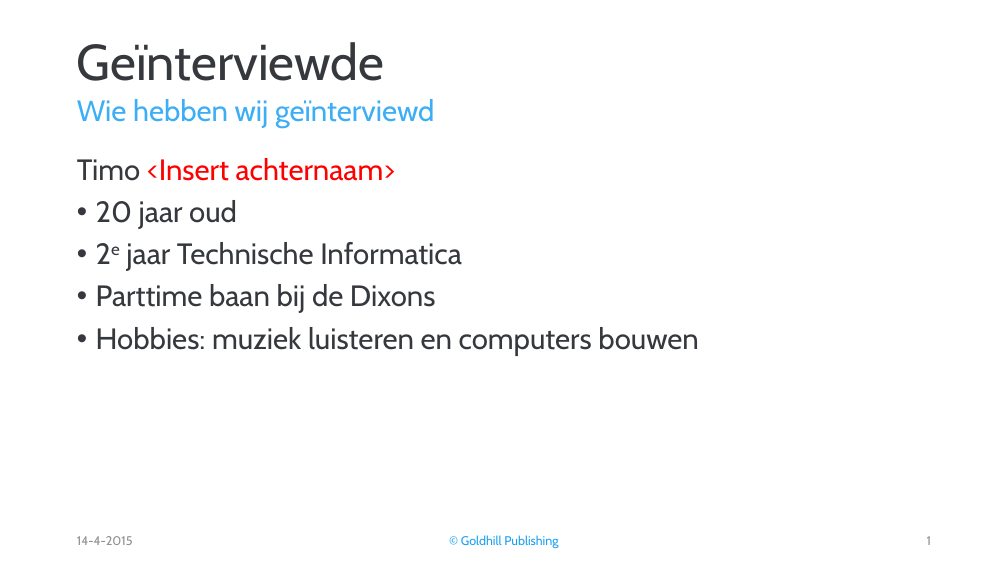
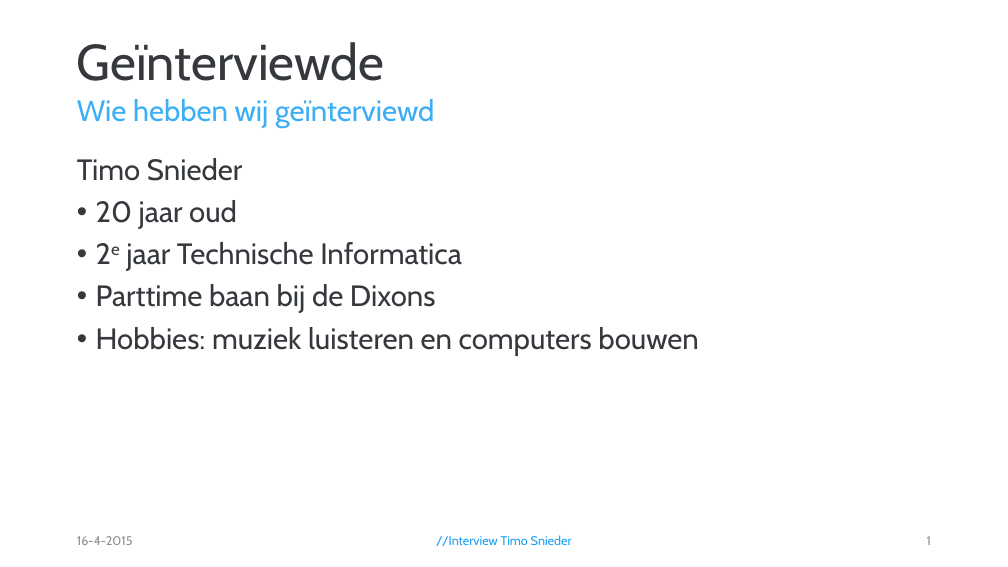
Before and after one commit to SergenN/Alarmklok, a slide deck: slide 2 of Interview.pptx. Drawn at 1008x567 pixels with LibreOffice and Linux fonts; fonts in the diff are those of the drawing; background and template pictures are left out. Boxes give left, top, right and bottom in pixels: in the first picture for what was removed or moved away, otherwise in the second. Text is boxed around its words. In the diff, an @@ line names an element or a change of style, - is before the commit and + after.

```diff
--- a/Interview.pptx
+++ b/Interview.pptx
@@ text at <box>77,158,242,181</box>: text changed; text colour #FF0000 to #35383D @@
-Timo <Insert achternaam>
+Timo Snieder
@@ text at <box>77,536,133,545</box>: text changed @@
-14-4-2015
+16-4-2015
@@ text at <box>436,535,572,546</box>: text changed @@
-© Goldhill Publishing
+//Interview Timo Snieder
```
Also in this commit, not shown: 10 other slides changed, 2 other files.
